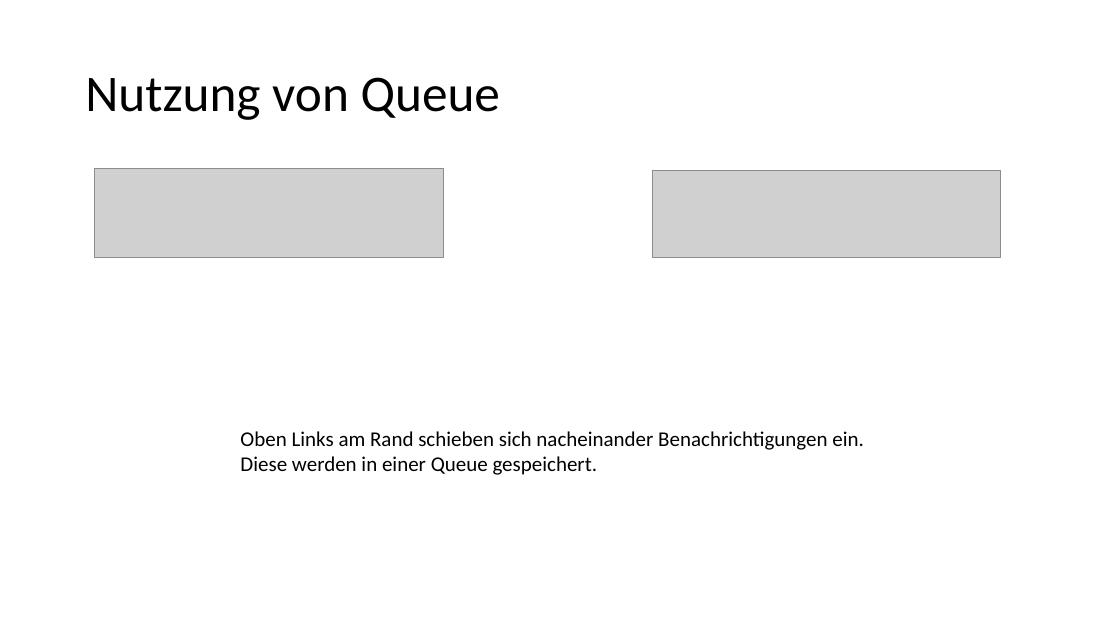
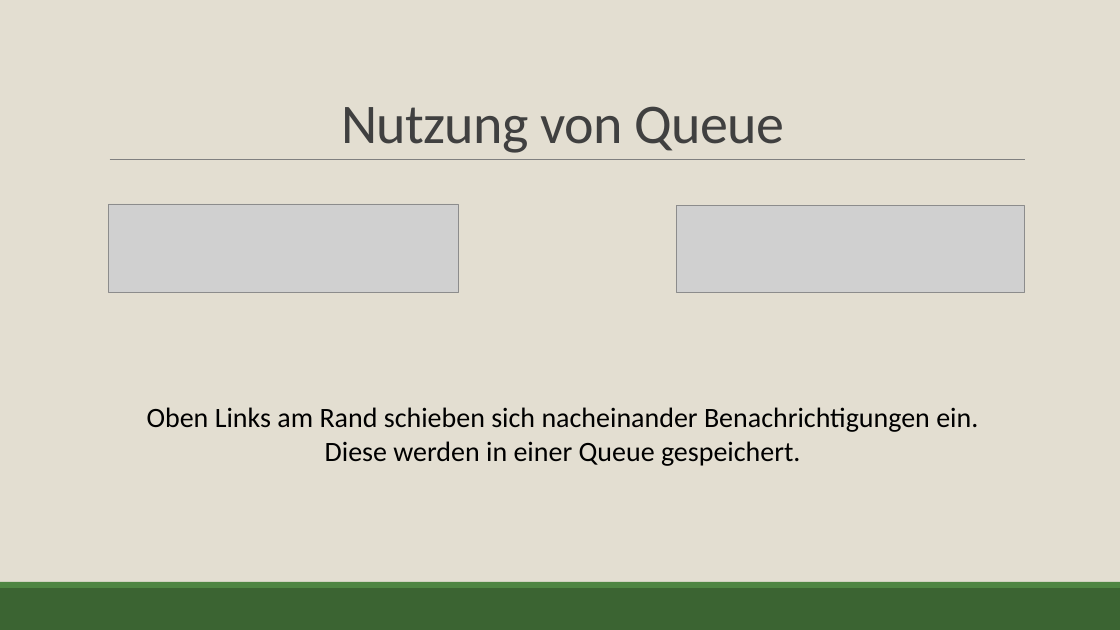
Before and after one commit to DerOfficer/ProjectUnknown, a slide deck: slide 4 of Documents/PräsentationProjectUnknown.pptx. Drawn at 1120x630 pixels with LibreOffice and Linux fonts; fonts in the diff are those of the drawing; grey boxes stand for pictures. Boxes give left, top, right and bottom in pixels: in the first picture for what was removed or moved away, otherwise in the second. Text is boxed around its words. In the diff, an @@ line names an element or a change of style, - is before the commit and + after.

```diff
--- a/Documents/PräsentationProjectUnknown.pptx
+++ b/Documents/PräsentationProjectUnknown.pptx
@@ background #FFFFFF to #E3DED1 @@
@@ title "Nutzung von Queue" moved from (x1=85, y1=77, x2=500, y2=120) to (x1=341, y1=106, x2=784, y2=153) @@
@@ title "Nutzung von Queue" at (x1=341, y1=106, x2=784, y2=153): size 44 to 48 pt, text colour #000000 to #404040, letter spacing 0 to -0.5 pt; alignment left to centre; line spacing 0.9 to 0.85; vertical alignment middle to bottom @@
@@ line added from (110, 160) to (1026, 160), #808080 0.5 pt @@
@@ picture moved from (x1=95, y1=169, x2=444, y2=257) to (x1=109, y1=204, x2=459, y2=292) @@
@@ picture moved from (x1=652, y1=171, x2=1001, y2=257) to (x1=676, y1=206, x2=1025, y2=292) @@
@@ text "Oben Links am Rand schieben ..." moved from (x1=240, y1=431, x2=864, y2=475) to (x1=147, y1=407, x2=978, y2=466) @@
@@ text "Oben Links am Rand schieben ..." at (x1=147, y1=407, x2=978, y2=466): size 18 to 24 pt; alignment left to centre @@
@@ rectangle added at (x1=0, y1=588, x2=1120, y2=630), fill #3B6432 @@
@@ rectangle added at (x1=0, y1=582, x2=1120, y2=588), fill #4E8542 @@
```
Also in this commit, not shown: 3 other slides changed, 1 slide added, 1 slide removed.
